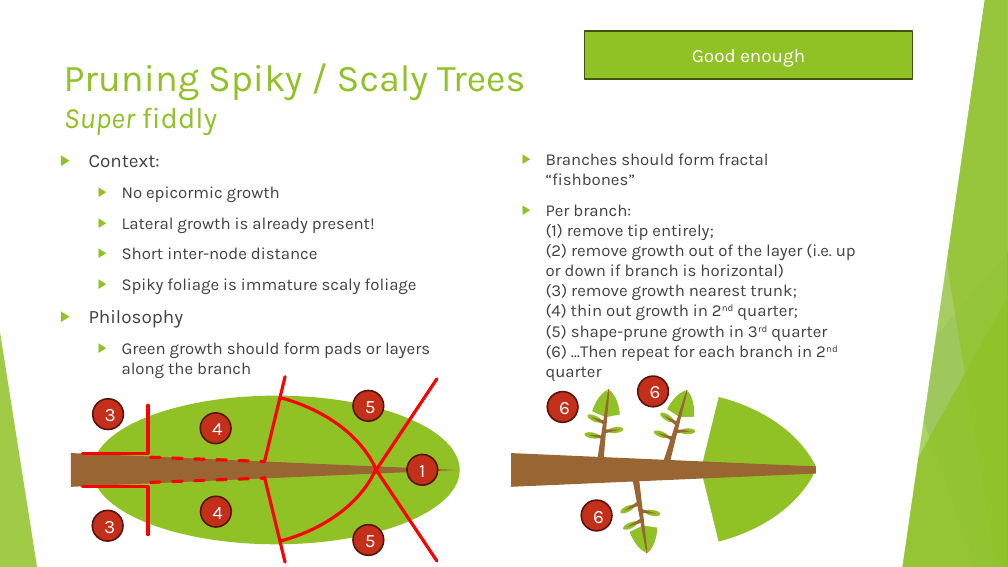
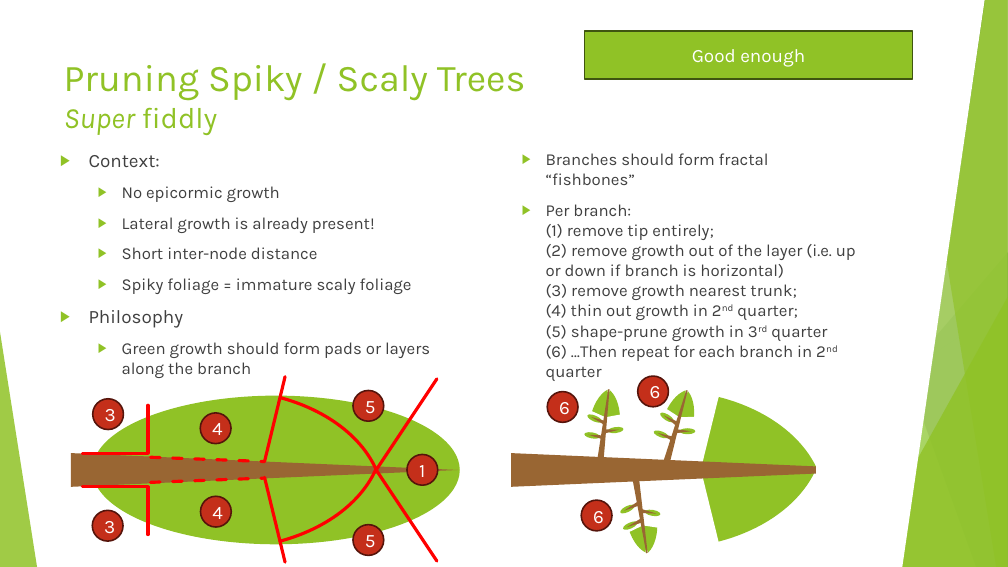
Before and after one commit to AlexLabram/Bonsai, a slide deck: slide 25 of Courseware/Bonsai On A Budget (running).pptx. Drawn at 1008x567 pixels with LibreOffice and Linux fonts; fonts in the diff are those of the drawing. Boxes give left, top, right and bottom in pixels: in the first picture for what was removed or moved away, otherwise in the second. Text is boxed around its words. In the diff, an @@ line names an element or a change of style, - is before the commit and + after.

Commit message:
Minor wording changes throughout

```diff
--- a/Courseware/Bonsai On A Budget (running).pptx
+++ b/Courseware/Bonsai On A Budget (running).pptx
@@ text at [122,278,412,294]: text changed @@
-  ▶ Spiky foliage is immature scaly foliage
+  ▶ Spiky foliage = immature scaly foliage
```
Also in this commit, not shown: 6 other slides changed.
